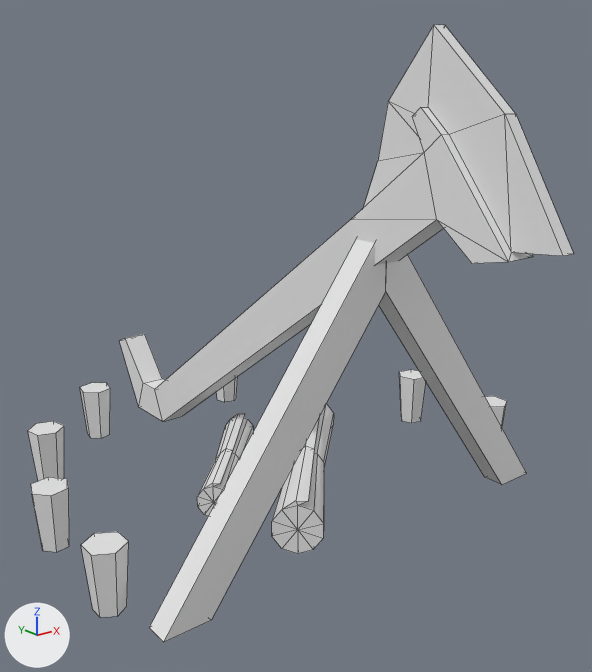
One commit to the FBX model Assets/Content/Tutorial/House/Tutorial_Tent_S_01.fbx: the scene before it, then after it.
Camera for both pictures: a camera (50 mm lens) standing at (-4.48, -6.05, 3.83) and looking at (0.04, -0.4, 1.57). The lights are fixed; the arrows at lower left show +X, +Y and +Z. Mesh edges are drawn as thin lines. Where no turn or scale is listed for an object, it has been applied to the vertices.

In view in the first picture: 'Tutorial_Tent_S_01'.
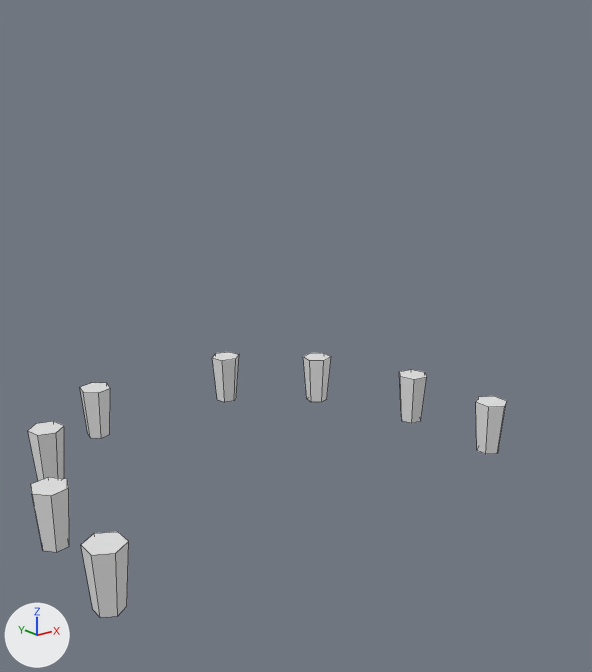
Changed parts and their boxes [x1, y1, x2, y2] in the pictures (592 x 672 px):
'Tutorial_Tent_S_01', reshaped (12% narrower, 57% shorter): before [28, 25, 573, 642]; after [28, 352, 507, 617]
part 1 of me_tutorial_tent_s_01, deleted: before [120, 25, 573, 422]
part 2 of me_tutorial_tent_s_01, deleted: before [272, 404, 334, 554]
part 3 of me_tutorial_tent_s_01, deleted: before [197, 413, 253, 516]
part 4 of me_tutorial_tent_s_01, deleted: before [149, 239, 526, 642]

The edits, one by one:
me_tutorial_tent_s_01 has 236 vertices, 219 faces and spans x -2.4..2.37, y -3.18..2.85, z -0.1..4.18.
me_tutorial_tent_s_01 is used by ob_tutorial_tent_s_01; location (0.0, 0.0, 0.0).
me_tutorial_tent_s_01 part 1: the loose piece of 50 vertices spanning x -0.15..0.11, y -3.18..2.85, z 0.01..4.18 is deleted.
me_tutorial_tent_s_01 part 2: the loose piece of 38 vertices spanning x -0.73..1.27, y -1.33..0.76, z -0.1..0.41 is deleted.
me_tutorial_tent_s_01 part 3: the loose piece of 38 vertices spanning x -0.98..0.36, y -0.44..0.96, z -0.02..0.33 is deleted.
me_tutorial_tent_s_01 part 4: the loose piece of 14 vertices spanning x -2.13..2.09, y -1.6..-1.39, z 0.0..2.81 is deleted.
